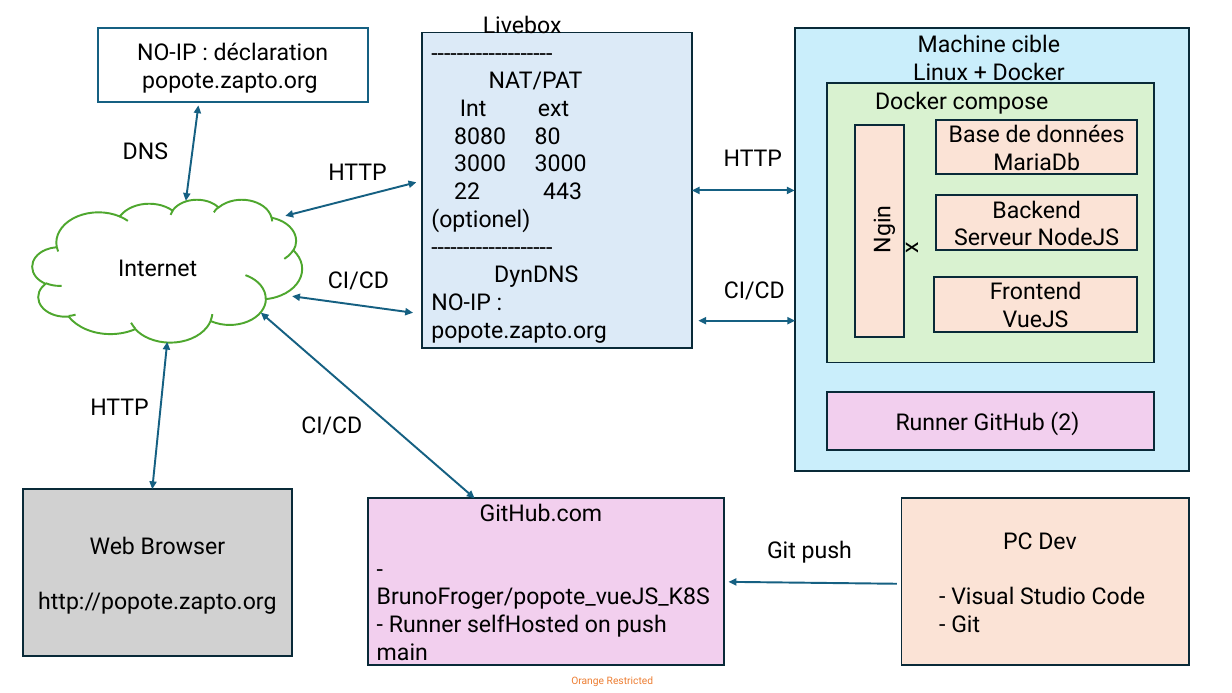
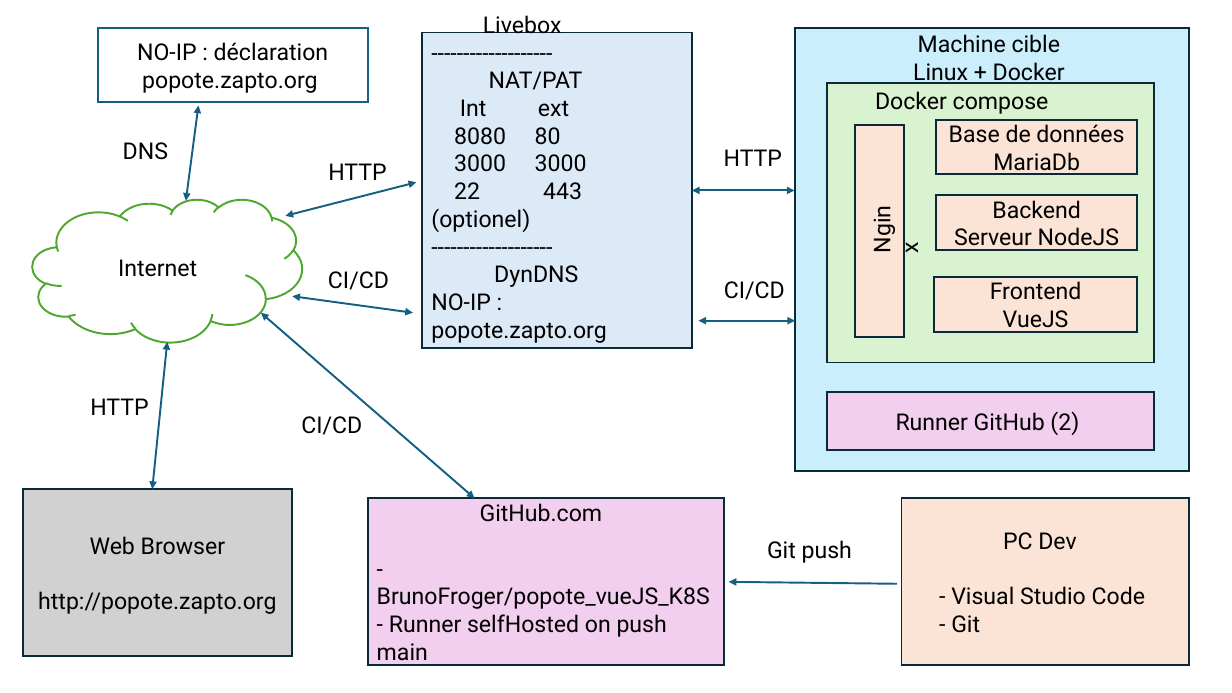
Before and after one commit to BrunoFroger/popote_vueJS_K8S, a slide deck: slide 1 of architecture_popote.pptx. Drawn at 1232x693 pixels with LibreOffice and Linux fonts; fonts in the diff are those of the drawing. Boxes give left, top, right and bottom in pixels: in the first picture for what was removed or moved away, otherwise in the second. Text is boxed around its words. In the diff, an @@ line names an element or a change of style, - is before the commit and + after.

```diff
--- a/architecture_popote.pptx
+++ b/architecture_popote.pptx
@@ text removed at box(571, 676, 653, 686) @@
-Orange Restricted
```
Also in this commit, not shown: 1 other file.
